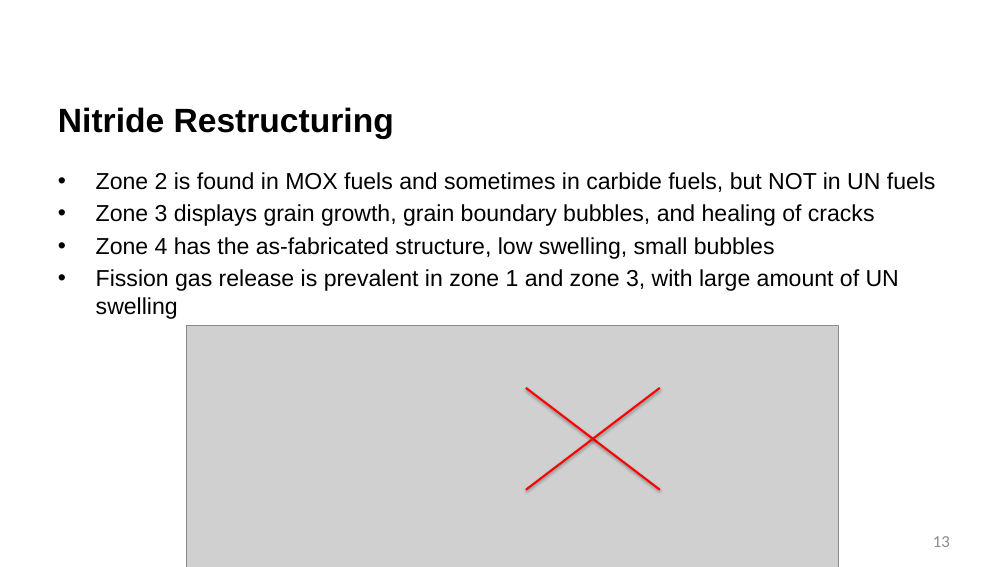
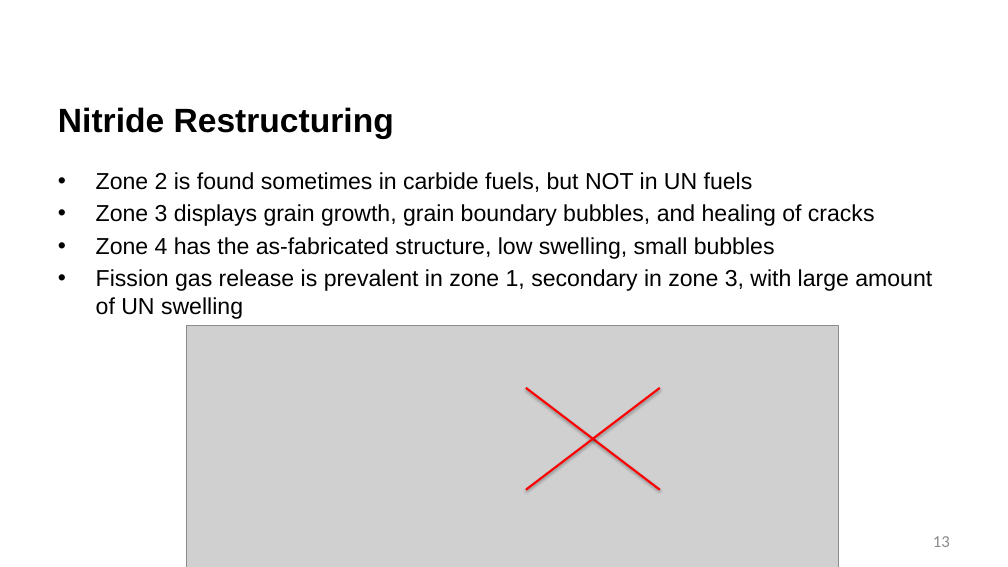
Before and after one commit to benbeeler/TEACHING, a slide deck: slide 13 of Advanced Reactor Materials/Fall2026/Lec18_nitride.pptx. Drawn at 1008x567 pixels with LibreOffice and Linux fonts; fonts in the diff are those of the drawing; grey boxes stand for pictures; background and template pictures are left out. Boxes give left, top, right and bottom in pixels: in the first picture for what was removed or moved away, otherwise in the second. Text is boxed around its words. In the diff, an @@ line names an element or a change of style, - is before the commit and + after.

```diff
--- a/Advanced Reactor Materials/Fall2026/Lec18_nitride.pptx
+++ b/Advanced Reactor Materials/Fall2026/Lec18_nitride.pptx
@@ text at (96, 172, 753, 192): text changed @@
-• Zone 2 is found in MOX fuels and sometimes in carbide fuels, but NOT in UN fuels
+• Zone 2 is found sometimes in carbide fuels, but NOT in UN fuels
@@ text at (96, 269, 932, 319): text changed @@
-• Fission gas release is prevalent in zone 1 and zone 3, with large amount of UN swelling
+• Fission gas release is prevalent in zone 1, secondary in zone 3, with large amount of UN swelling
```
Also in this commit, not shown: 13 other slides changed, 10 slides added, 4 slides removed, 2 other files.
